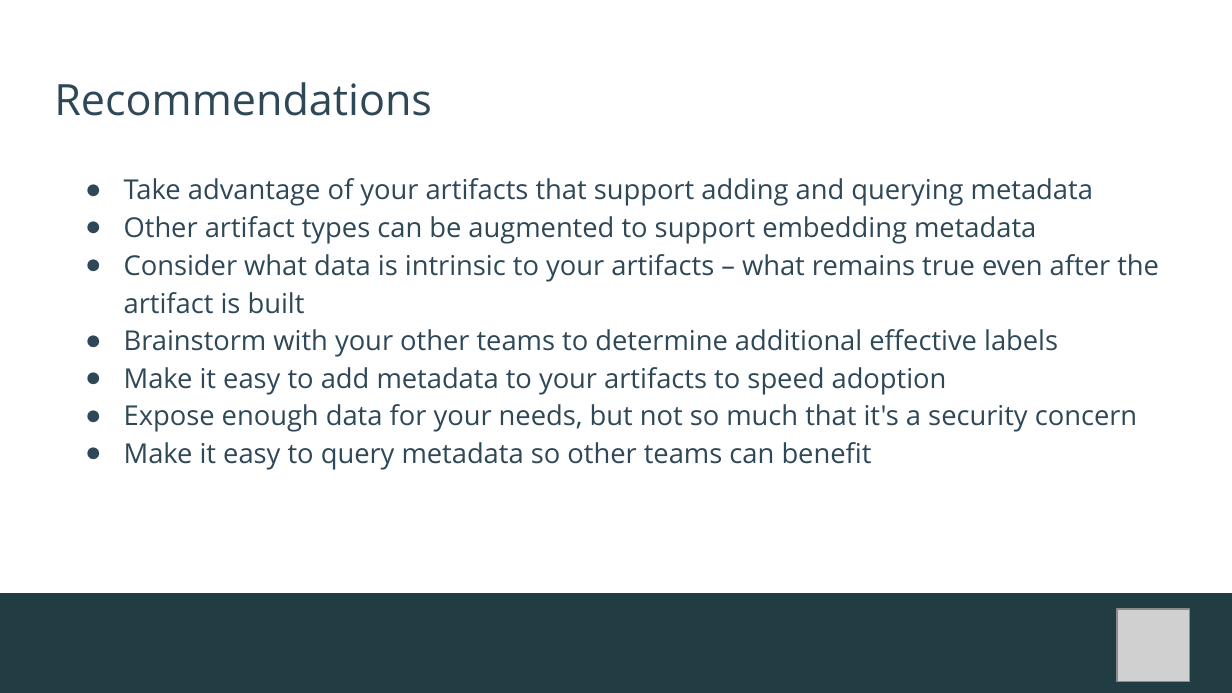
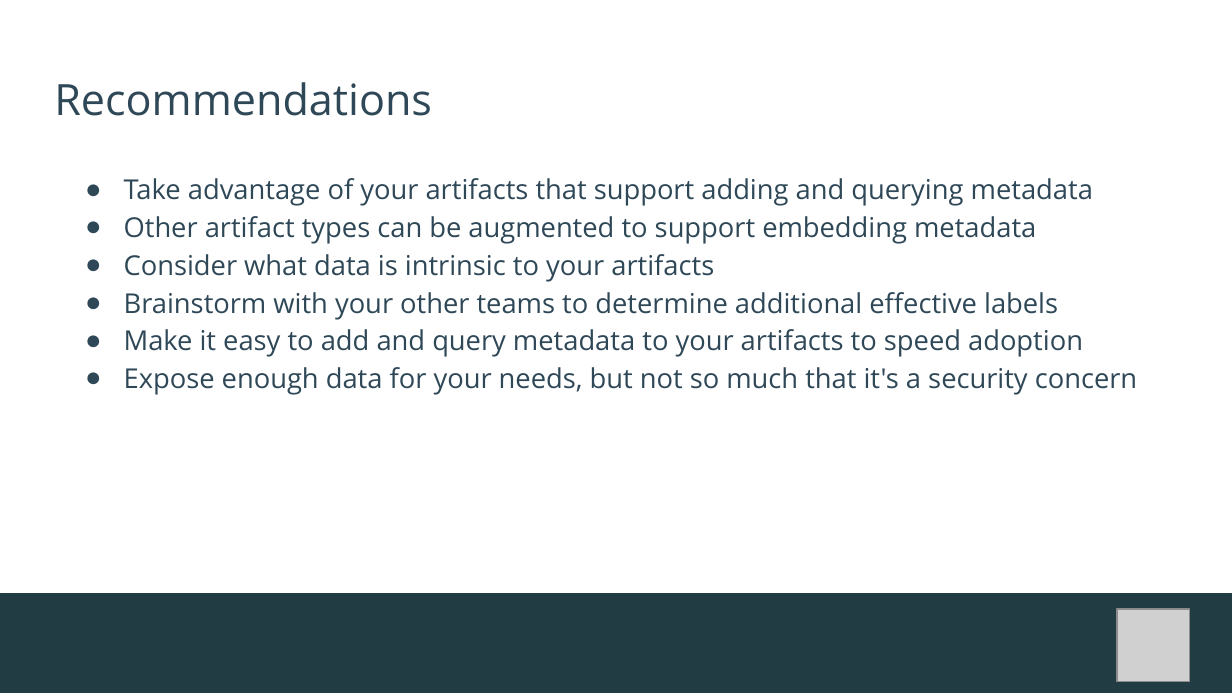
Before and after one commit to socheatsou/presentations, a slide deck: slide 7 of open-source-summit-na-2026/Artifacts-Metadata-OSS-NA26.pptx. Drawn at 1232x693 pixels with LibreOffice and Linux fonts; fonts in the diff are those of the drawing; grey boxes stand for pictures; background and template pictures are left out. Boxes give left, top, right and bottom in pixels: in the first picture for what was removed or moved away, otherwise in the second. Text is boxed around its words. In the diff, an @@ line names an element or a change of style, - is before the commit and + after.

```diff
--- a/open-source-summit-na-2026/Artifacts-Metadata-OSS-NA26.pptx
+++ b/open-source-summit-na-2026/Artifacts-Metadata-OSS-NA26.pptx
@@ text at <box>124,254,714,282</box>: text changed @@
-● Consider what data is intrinsic to your artifacts – what remains true even after the artifact is built
+● Consider what data is intrinsic to your artifacts
@@ text at <box>124,329,1083,357</box>: text changed @@
-● Make it easy to add metadata to your artifacts to speed adoption
+● Make it easy to add and query metadata to your artifacts to speed adoption
@@ text at <box>124,442,872,470</box>: paragraph removed @@
-● Make it easy to query metadata so other teams can benefit
```
Also in this commit, not shown: 4 other slides changed.
